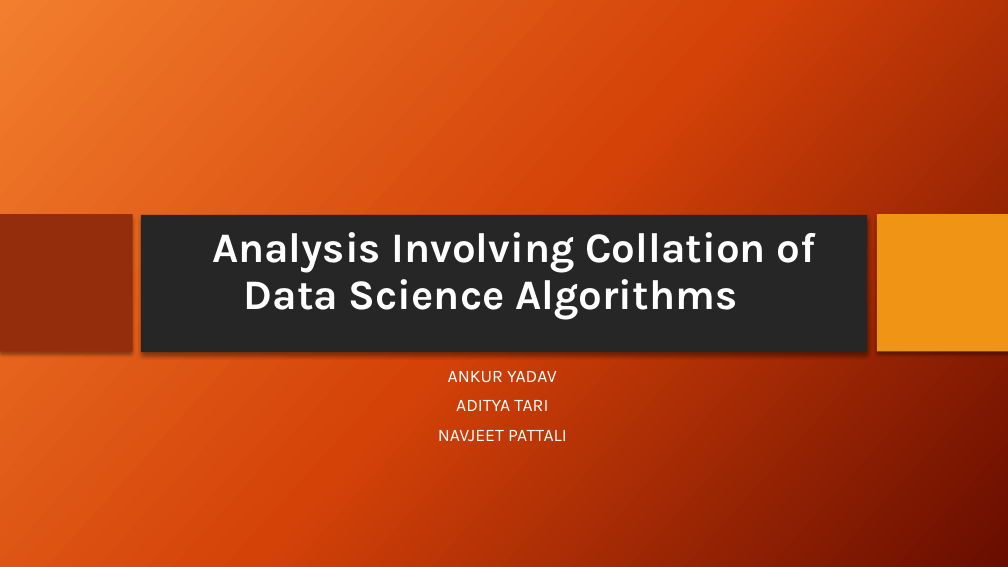
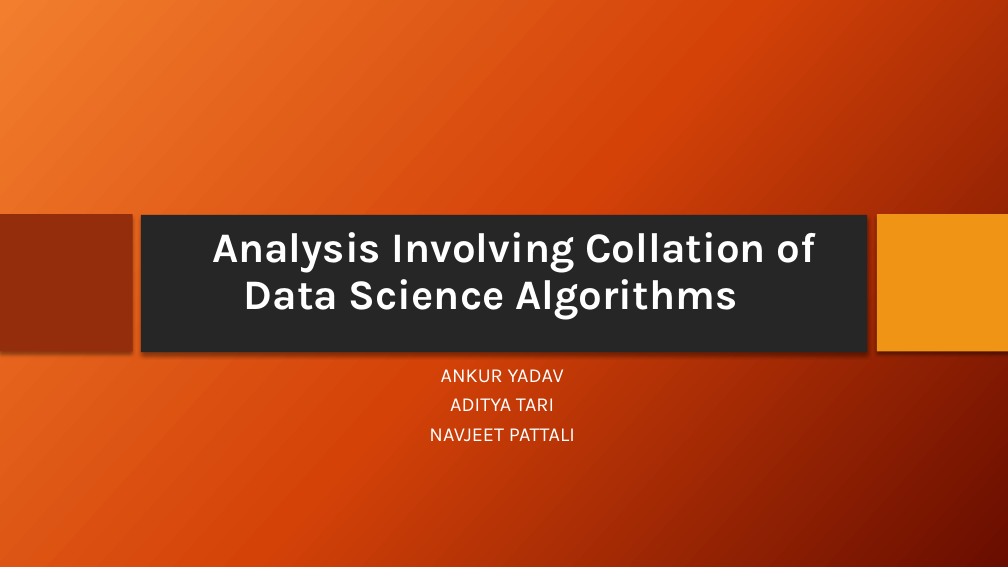
Before and after one commit to ItProject1920/data-science-project, a slide deck: slide 1 of Project Review FINAL.pptx. Drawn at 1008x567 pixels with LibreOffice and Linux fonts; fonts in the diff are those of the drawing; background and template pictures are left out. Boxes give left, top, right and bottom in pixels: in the first picture for what was removed or moved away, otherwise in the second. Text is boxed around its words. In the diff, an @@ line names an element or a change of style, - is before the commit and + after.

```diff
--- a/Project Review FINAL.pptx
+++ b/Project Review FINAL.pptx
@@ subtitle "ANKUR YADAV" at bbox=[429, 369, 575, 442]: size 16.8 to 18.9 pt; line spacing 0.9 to 0.8 @@
```
Also in this commit, not shown: 8 other slides changed.
